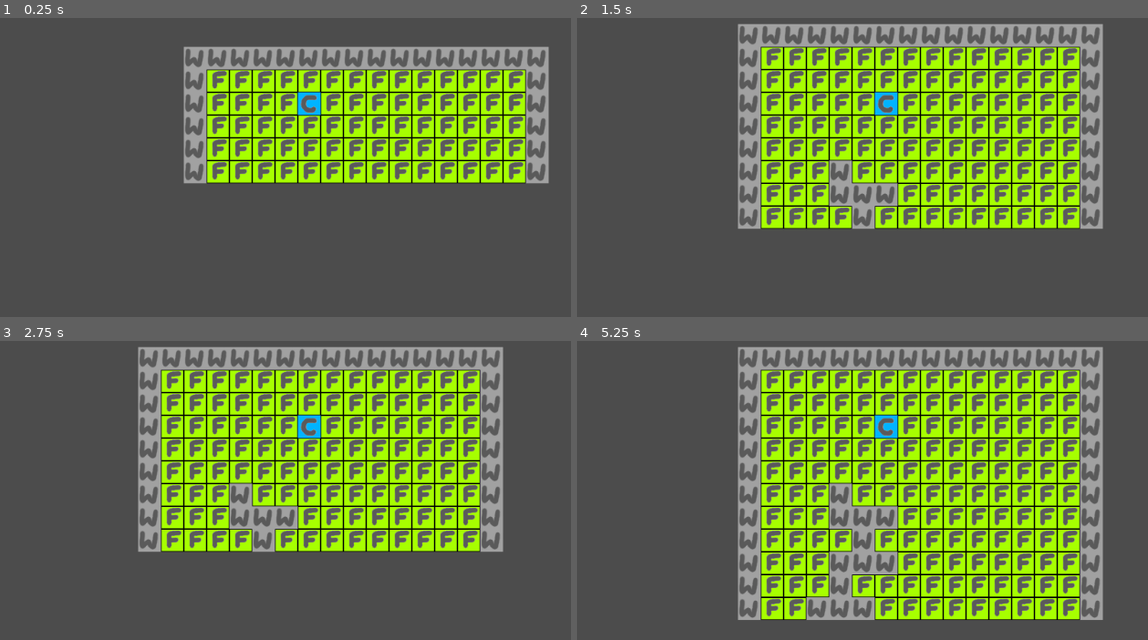
Above: before the commit, frames 1-4 (two rows, left to right).
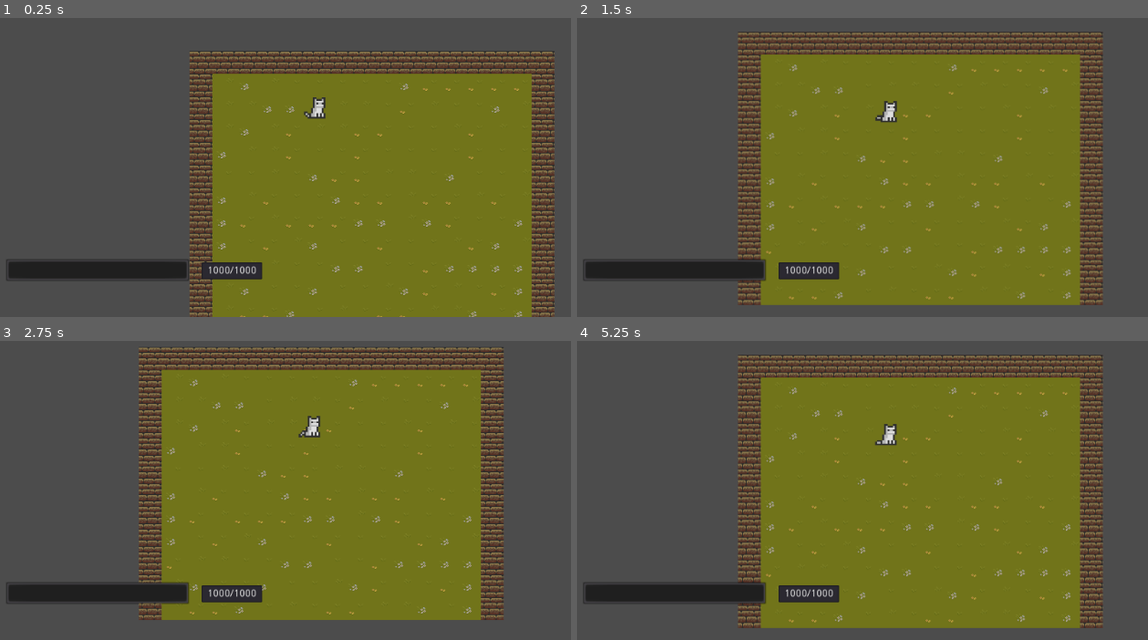
Above: after the commit, the same moments.

Repository: GilbertzRivi/DonDoon
Game: Godot game, scene res://scenes/main.tscn
Same seed, same stepped clock (60 frames per second), same inputs: the game is played once before the commit and once after it.
Inputs (mouse positions are in pixels of both pictures, inside the frame that each line leads up to):
- Up to frame 1 (0.25 s): no input
- Up to frame 2 (1.5 s): move the mouse to (1045, 83) at 0.52 s; press the mouse at (1045, 83) at 0.53 s; hold D (right) 0.53-1.28 s; move the mouse to (742, 125) at 1.27 s; release the mouse at (742, 125) at 1.28 s; hold S (down) from 1.28 s (still down); click (742, 125) at 1.35 s
- Up to frame 3 (2.75 s): move the mouse to (outside the picture) at 2.02 s; release S (down) at 2.03 s; press the mouse at (outside the picture) at 2.03 s; hold D (right) from 2.03 s (still down)
- Up to frame 4 (5.25 s): move the mouse to (851, 511) at 2.77 s; release D (right) at 2.78 s; release the mouse at (851, 511) at 2.78 s; hold W (up) 2.78-3.53 s; click (851, 511) at 2.85 s; move the mouse to (1102, 490) at 3.52 s; press the mouse at (1102, 490) at 3.53 s; hold A (left) 3.53-5.03 s; move the mouse to (668, 361) at 4.27 s; release the mouse at (668, 361) at 4.28 s; click (668, 361) at 4.35 s; tap Enter at 5 s; move the mouse to (925, 427) at 5.02 s; press the mouse at (925, 427) at 5.03 s; hold S (down) from 5.03 s (still down)

The runs differ from the first frame. In frame 1, 59% of the frame differs, in the area x 1-98%, y 9-100%; in frame 2, 61%; in frame 3, 59%; in frame 4, 62%, in the area x 1-93%, y 1-97%.

Commit message:
better enemy movement

Diff:
--- a/project.godot
+++ b/project.godot
@@ -40,6 +40,11 @@
 "events": [ Object(InputEventKey,"resource_local_to_scene":false,"resource_name":"","device":0,"alt":false,"shift":false,"control":false,"meta":false,"command":false,"pressed":false,"scancode":0,"physical_scancode":68,"unicode":0,"echo":false,"script":null)
  ]
 }
+action={
+"deadzone": 0.5,
+"events": [ Object(InputEventMouseButton,"resource_local_to_scene":false,"resource_name":"","device":0,"alt":false,"shift":false,"control":false,"meta":false,"command":false,"button_mask":0,"position":Vector2( 0, 0 ),"global_position":Vector2( 0, 0 ),"factor":1.0,"button_index":1,"pressed":false,"doubleclick":false,"script":null)
+ ]
+}
 
 [physics]
 
--- /dev/null
+++ b/scenes/UI.tscn
@@ -0,0 +1,27 @@
+[gd_scene load_steps=2 format=2]
+
+[ext_resource path="res://scripts/UI.gd" type="Script" id=1]
+
+[node name="Control" type="Control"]
+anchor_right = 1.0
+anchor_bottom = 1.0
+script = ExtResource( 1 )
+
+[node name="CanvasLayer" type="CanvasLayer" parent="."]
+
+[node name="HP_bar" type="ProgressBar" parent="CanvasLayer"]
+margin_left = 86.0
+margin_top = 518.0
+margin_right = 344.0
+margin_bottom = 550.0
+step = 1.0
+value = 35.0
+percent_visible = false
+
+[node name="HP_val" type="LineEdit" parent="CanvasLayer"]
+margin_left = 361.0
+margin_top = 523.0
+margin_right = 446.0
+margin_bottom = 547.0
+text = "100/100"
+align = 1
--- /dev/null
+++ b/scenes/collider.tscn
@@ -0,0 +1,11 @@
+[gd_scene load_steps=2 format=2]
+
+[sub_resource type="RectangleShape2D" id=1]
+extents = Vector2( 13, 13 )
+
+[node name="collider" type="StaticBody2D"]
+collision_layer = 2
+
+[node name="CollisionShape2D" type="CollisionShape2D" parent="."]
+position = Vector2( 0, -1 )
+shape = SubResource( 1 )
--- /dev/null
+++ b/scenes/enemy.tscn
@@ -0,0 +1,57 @@
+[gd_scene load_steps=9 format=2]
+
+[ext_resource path="res://assets/cat_enemy.png" type="Texture" id=1]
+[ext_resource path="res://scripts/enemy.gd" type="Script" id=2]
+
+[sub_resource type="RectangleShape2D" id=1]
+extents = Vector2( 16, 16 )
+
+[sub_resource type="AtlasTexture" id=2]
+flags = 4
+atlas = ExtResource( 1 )
+region = Rect2( 96, 0, 32, 32 )
+
+[sub_resource type="AtlasTexture" id=3]
+flags = 4
+atlas = ExtResource( 1 )
+region = Rect2( 64, 0, 32, 32 )
+
+[sub_resource type="AtlasTexture" id=4]
+flags = 4
+atlas = ExtResource( 1 )
+region = Rect2( 32, 0, 32, 32 )
+
+[sub_resource type="AtlasTexture" id=5]
+flags = 4
+atlas = ExtResource( 1 )
+region = Rect2( 0, 0, 32, 32 )
+
+[sub_resource type="SpriteFrames" id=6]
+animations = [ {
+"frames": [ SubResource( 2 ), SubResource( 3 ), SubResource( 4 ), SubResource( 5 ), SubResource( 2 ), SubResource( 2 ), SubResource( 2 ), SubResource( 2 ) ],
+"loop": true,
+"name": "default",
+"speed": 5.0
+} ]
+
+[node name="Enemy" type="KinematicBody2D" groups=["enemies"]]
+collision_layer = 3
+collision_mask = 3
+script = ExtResource( 2 )
+
+[node name="CollisionShape2D" type="CollisionShape2D" parent="."]
+shape = SubResource( 1 )
+
+[node name="HP_bar" type="ProgressBar" parent="."]
+margin_left = -13.0
+margin_top = -32.0
+margin_right = 13.0
+margin_bottom = -18.0
+step = 1.0
+
+[node name="AnimatedSprite" type="AnimatedSprite" parent="."]
+position = Vector2( -2.5, -7.7486e-07 )
+scale = Vector2( 1.21875, 1.25 )
+frames = SubResource( 6 )
+frame = 2
+playing = true
--- /dev/null
+++ b/scenes/game_over.tscn
@@ -0,0 +1,10 @@
+[gd_scene format=2]
+
+[node name="Node2D" type="Node2D"]
+
+[node name="TextEdit" type="TextEdit" parent="."]
+margin_left = 65.0
+margin_top = 49.0
+margin_right = 151.0
+margin_bottom = 75.0
+text = "Game Over"
--- /dev/null
+++ b/scenes/inventory.tscn
@@ -0,0 +1,14 @@
+[gd_scene load_steps=2 format=2]
+
+[sub_resource type="StreamTexture" id=1]
+flags = 4
+load_path = "res://.import/UI.png-9e43d7b92c809add6776b69d03ed993f.stex"
+
+[node name="Inventory" type="Node2D"]
+
+[node name="Sprite" type="Sprite" parent="."]
+
+[node name="Ui" type="Sprite" parent="Sprite"]
+position = Vector2( 511.5, 299.75 )
+scale = Vector2( 0.532813, 0.549537 )
+texture = SubResource( 1 )
--- a/scenes/main.tscn
+++ b/scenes/main.tscn
@@ -1,12 +1,18 @@
-[gd_scene load_steps=8 format=2]
+[gd_scene load_steps=12 format=2]
 
 [ext_resource path="res://assets/wall.png" type="Texture" id=1]
 [ext_resource path="res://assets/floor.png" type="Texture" id=2]
 [ext_resource path="res://scenes/player.tscn" type="PackedScene" id=3]
 [ext_resource path="res://scripts/Player.gd" type="Script" id=4]
 [ext_resource path="res://scripts/Map.gd" type="Script" id=5]
+[ext_resource path="res://scenes/UI.tscn" type="PackedScene" id=6]
+[ext_resource path="res://assets/TX Tileset Grass.png" type="Texture" id=7]
+[ext_resource path="res://assets/[32x32] Dungeon Bricks Plain.png" type="Texture" id=8]
 
 [sub_resource type="ConvexPolygonShape2D" id=1]
+points = PoolVector2Array( 0, 0, 32, 0, 32, 32, 0, 32 )
+
+[sub_resource type="ConvexPolygonShape2D" id=3]
 points = PoolVector2Array( 0, 0, 32, 0, 32, 32, 0, 32 )
 
 [sub_resource type="TileSet" id=2]
@@ -45,6 +51,83 @@
 1/shape_one_way_margin = 0.0
 1/shapes = [  ]
 1/z_index = 0
+2/name = "TX Tileset Grass.png 2"
+2/texture = ExtResource( 7 )
+2/tex_offset = Vector2( 0, 0 )
+2/modulate = Color( 1, 1, 1, 1 )
+2/region = Rect2( 64, 32, 32, 32 )
+2/tile_mode = 0
+2/occluder_offset = Vector2( 0, 0 )
+2/navigation_offset = Vector2( 0, 0 )
+2/shape_offset = Vector2( 0, 0 )
+2/shape_transform = Transform2D( 1, 0, 0, 1, 0, 0 )
+2/shape_one_way = false
+2/shape_one_way_margin = 0.0
+2/shapes = [  ]
+2/z_index = 0
+3/name = "TX Tileset Grass.png 3"
+3/texture = ExtResource( 7 )
+3/tex_offset = Vector2( 0, 0 )
+3/modulate = Color( 1, 1, 1, 1 )
+3/region = Rect2( 128, 32, 32, 32 )
+3/tile_mode = 0
+3/occluder_offset = Vector2( 0, 0 )
+3/navigation_offset = Vector2( 0, 0 )
+3/shape_offset = Vector2( 0, 0 )
+3/shape_transform = Transform2D( 1, 0, 0, 1, 0, 0 )
+3/shape_one_way = false
+3/shape_one_way_margin = 0.0
+3/shapes = [  ]
+3/z_index = 0
+4/name = "TX Tileset Grass.png 4"
+4/texture = ExtResource( 7 )
+4/tex_offset = Vector2( 0, 0 )
+4/modulate = Color( 1, 1, 1, 1 )
+4/region = Rect2( 128, 64, 32, 32 )
+4/tile_mode = 0
+4/occluder_offset = Vector2( 0, 0 )
+4/navigation_offset = Vector2( 0, 0 )
+4/shape_offset = Vector2( 0, 0 )
+4/shape_transform = Transform2D( 1, 0, 0, 1, 0, 0 )
+4/shape_one_way = false
+4/shape_one_way_margin = 0.0
+4/shapes = [  ]
+4/z_index = 0
+5/name = "TX Tileset Grass.png 5"
+5/texture = ExtResource( 7 )
+5/tex_offset = Vector2( 0, 0 )
+5/modulate = Color( 1, 1, 1, 1 )
+5/region = Rect2( 0, 64, 32, 32 )
+5/tile_mode = 0
+5/occluder_offset = Vector2( 0, 0 )
+5/navigation_offset = Vector2( 0, 0 )
+5/shape_offset = Vector2( 0, 0 )
+5/shape_transform = Transform2D( 1, 0, 0, 1, 0, 0 )
+5/shape_one_way = false
+5/shape_one_way_margin = 0.0
+5/shapes = [  ]
+5/z_index = 0
+7/name = "[32x32] Dungeon Bricks Plain.png 7"
+7/texture = ExtResource( 8 )
+7/tex_offset = Vector2( 0, 0 )
+7/modulate = Color( 1, 1, 1, 1 )
+7/region = Rect2( 32, 32, 32, 32 )
+7/tile_mode = 0
+7/occluder_offset = Vector2( 0, 0 )
+7/navigation_offset = Vector2( 0, 0 )
+7/shape_offset = Vector2( 0, 0 )
+7/shape_transform = Transform2D( 1, 0, 0, 1, 0, 0 )
+7/shape = SubResource( 3 )
+7/shape_one_way = false
+7/shape_one_way_margin = 1.0
+7/shapes = [ {
+"autotile_coord": Vector2( 0, 0 ),
+"one_way": false,
+"one_way_margin": 1.0,
+"shape": SubResource( 3 ),
+"shape_transform": Transform2D( 1, 0, 0, 1, 0, 0 )
+} ]
+7/z_index = 0
 
 [node name="Node2D" type="Node2D"]
 
@@ -52,9 +135,13 @@
 tile_set = SubResource( 2 )
 cell_size = Vector2( 32, 32 )
 cell_quadrant_size = 32
+cell_tile_origin = 2
+bake_navigation = true
 format = 1
 script = ExtResource( 5 )
 
 [node name="Player" parent="." instance=ExtResource( 3 )]
 position = Vector2( 146, 58 )
 script = ExtResource( 4 )
+
+[node name="UI" parent="." instance=ExtResource( 6 )]
--- a/scenes/player.tscn
+++ b/scenes/player.tscn
@@ -1,22 +1,53 @@
-[gd_scene load_steps=3 format=2]
+[gd_scene load_steps=8 format=2]
 
-[ext_resource path="res://assets/player.png" type="Texture" id=1]
+[ext_resource path="res://assets/cat.png" type="Texture" id=1]
 
 [sub_resource type="RectangleShape2D" id=1]
 extents = Vector2( 16, 16 )
 
+[sub_resource type="AtlasTexture" id=2]
+flags = 4
+atlas = ExtResource( 1 )
+region = Rect2( 0, 0, 64, 64 )
+
+[sub_resource type="AtlasTexture" id=3]
+flags = 4
+atlas = ExtResource( 1 )
+region = Rect2( 64, 0, 64, 64 )
+
+[sub_resource type="AtlasTexture" id=4]
+flags = 4
+atlas = ExtResource( 1 )
+region = Rect2( 128, 0, 64, 64 )
+
+[sub_resource type="AtlasTexture" id=5]
+flags = 4
+atlas = ExtResource( 1 )
+region = Rect2( 192, 0, 64, 64 )
+
+[sub_resource type="SpriteFrames" id=6]
+animations = [ {
+"frames": [ SubResource( 2 ), SubResource( 3 ), SubResource( 4 ), SubResource( 5 ), SubResource( 2 ), SubResource( 2 ), SubResource( 2 ) ],
+"loop": true,
+"name": "default",
+"speed": 5.0
+} ]
+
 [node name="Player" type="KinematicBody2D"]
-
-[node name="Sprite" type="Sprite" parent="."]
-
-[node name="Player" type="Sprite" parent="Sprite"]
-texture = ExtResource( 1 )
 
 [node name="Camera2D" type="Camera2D" parent="."]
 current = true
+smoothing_enabled = true
 
 [node name="RayCast2D" type="RayCast2D" parent="."]
 enabled = true
 
 [node name="CollisionShape2D" type="CollisionShape2D" parent="."]
 shape = SubResource( 1 )
+
+[node name="AnimatedSprite" type="AnimatedSprite" parent="."]
+position = Vector2( 2, 7.15256e-07 )
+scale = Vector2( 0.625, 0.625 )
+frames = SubResource( 6 )
+frame = 2
+playing = true
--- /dev/null
+++ b/scenes/structures/str1.tscn
@@ -0,0 +1,37 @@
+[gd_scene load_steps=4 format=2]
+
+[ext_resource path="res://assets/[32x32] Dungeon Bricks Plain.png" type="Texture" id=1]
+
+[sub_resource type="ConvexPolygonShape2D" id=1]
+points = PoolVector2Array( 0, 0, 32, 0, 32, 32, 0, 32 )
+
+[sub_resource type="TileSet" id=2]
+0/name = "[32x32] Dungeon Bricks Plain.png 0"
+0/texture = ExtResource( 1 )
+0/tex_offset = Vector2( 0, 0 )
+0/modulate = Color( 1, 1, 1, 1 )
+0/region = Rect2( 32, 32, 32, 32 )
+0/tile_mode = 0
+0/occluder_offset = Vector2( 0, 0 )
+0/navigation_offset = Vector2( 0, 0 )
+0/shape_offset = Vector2( 0, 0 )
+0/shape_transform = Transform2D( 1, 0, 0, 1, 0, 0 )
+0/shape = SubResource( 1 )
+0/shape_one_way = false
+0/shape_one_way_margin = 1.0
+0/shapes = [ {
+"autotile_coord": Vector2( 0, 0 ),
+"one_way": false,
+"one_way_margin": 1.0,
+"shape": SubResource( 1 ),
+"shape_transform": Transform2D( 1, 0, 0, 1, 0, 0 )
+} ]
+0/z_index = 0
+
+[node name="TileMap" type="TileMap"]
+tile_set = SubResource( 2 )
+cell_size = Vector2( 32, 32 )
+cell_quadrant_size = 32
+collision_layer = 3
+format = 1
+tile_data = PoolIntArray( 0, 0, 0, 4, 0, 0, 65536, 0, 0, 65540, 0, 0, 131072, 0, 0, 131073, 0, 0, 131074, 0, 0, 131075, 0, 0, 131076, 0, 0 )
--- /dev/null
+++ b/scenes/structures/str2.tscn
@@ -0,0 +1,37 @@
+[gd_scene load_steps=4 format=2]
+
+[ext_resource path="res://assets/[32x32] Dungeon Bricks Plain.png" type="Texture" id=1]
+
+[sub_resource type="ConvexPolygonShape2D" id=1]
+points = PoolVector2Array( 0, 0, 32, 0, 32, 32, 0, 32 )
+
+[sub_resource type="TileSet" id=2]
+0/name = "[32x32] Dungeon Bricks Plain.png 0"
+0/texture = ExtResource( 1 )
+0/tex_offset = Vector2( 0, 0 )
+0/modulate = Color( 1, 1, 1, 1 )
+0/region = Rect2( 32, 32, 32, 32 )
+0/tile_mode = 0
+0/occluder_offset = Vector2( 0, 0 )
+0/navigation_offset = Vector2( 0, 0 )
+0/shape_offset = Vector2( 0, 0 )
+0/shape_transform = Transform2D( 1, 0, 0, 1, 0, 0 )
+0/shape = SubResource( 1 )
+0/shape_one_way = false
+0/shape_one_way_margin = 1.0
+0/shapes = [ {
+"autotile_coord": Vector2( 0, 0 ),
+"one_way": false,
+"one_way_margin": 1.0,
+"shape": SubResource( 1 ),
+"shape_transform": Transform2D( 1, 0, 0, 1, 0, 0 )
+} ]
+0/z_index = 0
+
+[node name="TileMap" type="TileMap"]
+tile_set = SubResource( 2 )
+cell_size = Vector2( 32, 32 )
+cell_quadrant_size = 32
+collision_layer = 3
+format = 1
+tile_data = PoolIntArray( 1, 0, 0, 4, 0, 0, 65536, 0, 0, 65537, 0, 0, 65538, 0, 0, 65539, 0, 0, 65540, 0, 0, 65541, 0, 0, 131073, 0, 0, 131076, 0, 0 )
--- /dev/null
+++ b/scenes/structures/str3.tscn
@@ -0,0 +1,37 @@
+[gd_scene load_steps=4 format=2]
+
+[ext_resource path="res://assets/[32x32] Dungeon Bricks Plain.png" type="Texture" id=1]
+
+[sub_resource type="ConvexPolygonShape2D" id=1]
+points = PoolVector2Array( 0, 0, 32, 0, 32, 32, 0, 32 )
+
+[sub_resource type="TileSet" id=2]
+0/name = "[32x32] Dungeon Bricks Plain.png 0"
+0/texture = ExtResource( 1 )
+0/tex_offset = Vector2( 0, 0 )
+0/modulate = Color( 1, 1, 1, 1 )
+0/region = Rect2( 32, 32, 32, 32 )
+0/tile_mode = 0
+0/occluder_offset = Vector2( 0, 0 )
+0/navigation_offset = Vector2( 0, 0 )
+0/shape_offset = Vector2( 0, 0 )
+0/shape_transform = Transform2D( 1, 0, 0, 1, 0, 0 )
+0/shape = SubResource( 1 )
+0/shape_one_way = false
+0/shape_one_way_margin = 1.0
+0/shapes = [ {
+"autotile_coord": Vector2( 0, 0 ),
+"one_way": false,
+"one_way_margin": 1.0,
+"shape": SubResource( 1 ),
+"shape_transform": Transform2D( 1, 0, 0, 1, 0, 0 )
+} ]
+0/z_index = 0
+
+[node name="TileMap" type="TileMap"]
+tile_set = SubResource( 2 )
+cell_size = Vector2( 32, 32 )
+cell_quadrant_size = 32
+collision_layer = 3
+format = 1
+tile_data = PoolIntArray( 0, 0, 0, 1, 0, 0, 3, 0, 0, 4, 0, 0, 65537, 0, 0, 65539, 0, 0, 131072, 0, 0, 131073, 0, 0, 131075, 0, 0, 131076, 0, 0 )
--- /dev/null
+++ b/scenes/structures/str4.tscn
@@ -0,0 +1,37 @@
+[gd_scene load_steps=4 format=2]
+
+[ext_resource path="res://assets/[32x32] Dungeon Bricks Plain.png" type="Texture" id=1]
+
+[sub_resource type="ConvexPolygonShape2D" id=1]
+points = PoolVector2Array( 0, 0, 32, 0, 32, 32, 0, 32 )
+
+[sub_resource type="TileSet" id=2]
+0/name = "[32x32] Dungeon Bricks Plain.png 0"
+0/texture = ExtResource( 1 )
+0/tex_offset = Vector2( 0, 0 )
+0/modulate = Color( 1, 1, 1, 1 )
+0/region = Rect2( 32, 32, 32, 32 )
+0/tile_mode = 0
+0/occluder_offset = Vector2( 0, 0 )
+0/navigation_offset = Vector2( 0, 0 )
+0/shape_offset = Vector2( 0, 0 )
+0/shape_transform = Transform2D( 1, 0, 0, 1, 0, 0 )
+0/shape = SubResource( 1 )
+0/shape_one_way = false
+0/shape_one_way_margin = 1.0
+0/shapes = [ {
+"autotile_coord": Vector2( 0, 0 ),
+"one_way": false,
+"one_way_margin": 1.0,
+"shape": SubResource( 1 ),
+"shape_transform": Transform2D( 1, 0, 0, 1, 0, 0 )
+} ]
+0/z_index = 0
+
+[node name="TileMap" type="TileMap"]
+tile_set = SubResource( 2 )
+cell_size = Vector2( 32, 32 )
+cell_quadrant_size = 32
+collision_layer = 3
+format = 1
+tile_data = PoolIntArray( 2, 0, 0, 65536, 0, 0, 65537, 0, 0, 65539, 0, 0, 131074, 0, 0 )
--- a/scripts/Map.gd
+++ b/scripts/Map.gd
@@ -1,50 +1,107 @@
 extends TileMap
 
 var width: int = 16
-var start_height: int = 6
-var wall_cell = 0
-var floor_cell = 1
+var start_height: int = 12
+var wall_cells = [7]
+var floor_cells = [2, 3, 4, 5]
 var last_gen_y = 0
 var offset = 0
-
+var tile_size = 32
+var enemies = []
+var directions = {"right": Vector2.RIGHT,
+			"left": Vector2.LEFT,
+			"up": Vector2.UP,
+			"down": Vector2.DOWN}
 var structures = [
-	[[1, 0, 0, 0],
-	 [1, 0, 1, 1],
-	 [0, 0, 0, 1]],
-	[[1, 0, 1, 1, 1],
-	 [1, 0, 0, 0, 1],
-	 [1, 1, 0, 1, 1]]
+	"res://scenes/structures/str1.tscn",
+	"res://scenes/structures/str2.tscn",
+	"res://scenes/structures/str3.tscn",
+	"res://scenes/structures/str4.tscn",
 ]
 
 func _ready():
 	generate_start()
+	randomize()
 
 func generate_start():
 	for y in range(start_height):
 		last_gen_y = y
 		for x in range(width):
 			if y == 0:
-				set_cell(x, y, wall_cell)
+				set_block(Vector2(x, y), wall_cells, true)
 			elif x == 0 or x == width-1:
-				set_cell(x, y, wall_cell)
+				set_block(Vector2(x, y), wall_cells, true)
 			else:
-				set_cell(x, y, floor_cell)
+				set_block(Vector2(x, y), floor_cells, false)
 
 func generate_new_row():
 	last_gen_y += 1
-	for y in range(3):
+	for y in range(4):
 		for x in range(width):
 			if x == 0 or x == width-1:
-				set_cell(x, last_gen_y+y, wall_cell)
+				set_block(Vector2(x, last_gen_y+y), wall_cells, true)
 			else:
-				set_cell(x, last_gen_y+y, floor_cell)
-	if randi()%2:
-		var choice = structures[randi() % structures.size()]
-		for y in range(3):
-			while offset == 0:
-				offset = int(rand_range(0, width-len(choice[0])))
-			print(offset)
-			for x in len(choice[y]):
-				set_cell(offset+x, last_gen_y+y, choice[y][x])
+				set_block(Vector2(x, last_gen_y+y), floor_cells, false)
+	#if randi()%2:
+	if true:
+		var structure = random_choice(structures)
+		structure = load(structure).instance()
+		while offset == 0:
+			offset = int(rand_range(0, width-structure.get_used_rect().end.x))
+		structure.position = Vector2(offset*tile_size, last_gen_y*tile_size)
+		add_child(structure)
+		structure.add_to_group("currently_generated_structures")
+
+
+	if randi()%5:
+		var enemy = preload("res://scenes/enemy.tscn").instance()
+		var position
+		var enemy_pos
+		var intersecting = true
+		while intersecting:
+			position = mtw_cords(Vector2(randi()%(width-2)+1, last_gen_y))
+			intersecting = false
+			for structure in get_tree().get_nodes_in_group("currently_generated_structures"):
+				for cell in structure.get_used_cells():
+					var block_pos = structure.map_to_world(cell) + structure.position + Vector2(tile_size/2, tile_size/2)
+					if block_pos == position:
+						intersecting = true
+		for structure in get_tree().get_nodes_in_group("currently_generated_structures"):
+			structure.remove_from_group("currently_generated_structures")
+		$"..".add_child(enemy)
+		enemy.position = position
+		enemy.set_hp(15)
+		enemy.set_range(1.5)
+		enemy.set_damage(5)
+		enemy.add_to_group("enemies")
+
 	offset = 0
-	last_gen_y += 2
+	last_gen_y += 3
+
+func update_enemies():
+	var player = $"../Player"
+	for enemy in get_tree().get_nodes_in_group("enemies"):
+		if distance(enemy.position, player.position)/32 <= 20:
+			var attacked = enemy.attack(player)
+			var moved = false
+			if not attacked:
+				moved = enemy.move_to_player(player)
+			if moved or attacked:
+				yield(get_tree().create_timer(1/60), "timeout")
+	player.can_move()
+
+func set_block(pos: Vector2, type: Array, collision: bool) -> void:
+	set_cell(pos.x, pos.y, random_choice(type))
+	if collision:
+		var collider = preload("res://scenes/collider.tscn").instance()
+		collider.position = mtw_cords(pos)
+		add_child(collider)
+
+func mtw_cords(pos: Vector2) -> Vector2:
+	return Vector2(pos.x * tile_size + tile_size/2, pos.y * tile_size + tile_size/2)
+
+func distance(pos1: Vector2, pos2: Vector2) -> float:
+	return sqrt(pow(pos1.x - pos2.x, 2) + pow(pos1.y - pos2.y, 2))
+
+func random_choice(array: Array):
+	return array[randi() % array.size()]
--- a/scripts/Player.gd
+++ b/scripts/Player.gd
@@ -1,27 +1,83 @@
 extends KinematicBody2D
 
 var tile_size = 32
-var direction: Vector2 = Vector2()
 var inputs = {"right": Vector2.RIGHT,
 			"left": Vector2.LEFT,
 			"up": Vector2.UP,
 			"down": Vector2.DOWN}
 
+onready var ray = $RayCast2D
+
+var max_hp: int = 1000
+var hp: int = max_hp
+var can_move: bool = true
+var attack_range: float = 1.5
+var damage: int = 10
+var game_over: bool = false
+var crit_chance: int = 5 # %
+var crit_multiplier: float = 1.5
+var damage_range: int = 15 # +- damage given in %
+
 func _ready():
 	position = position.snapped(Vector2.ONE * tile_size)
 	position += Vector2.ONE * tile_size/2
+	get_tree().current_scene.get_node("UI")
+	$"../UI".set_hp_bar(max_hp, hp)
 
 func _unhandled_input(event):
-	for dir in inputs.keys():
-		if event.is_action_pressed(dir):
-			move(dir)
-
-onready var ray = $RayCast2D
+	if can_move and !game_over:
+		if event.is_action_pressed("action"):
+			attack()
+		for dir in inputs.keys():
+			if event.is_action_pressed(dir):
+				move(dir)
+	else:
+		return
 
 func move(dir):
+	var Map = get_tree().current_scene.get_node("Map")
 	ray.cast_to = inputs[dir] * tile_size
 	ray.force_raycast_update()
 	if !ray.is_colliding():
 		position += inputs[dir] * tile_size
-		if dir == "down" and int(position.y/tile_size) % 3 == 0:
-			get_tree().current_scene.get_node("Map").generate_new_row()
+		can_move = false
+		if dir == "down" and int(position.y/tile_size) % 4 == 0:
+			Map.generate_new_row()
+		Map.update_enemies()
+
+func can_move():
+	can_move = true
+
+func attack():
+	var Map = get_tree().current_scene.get_node("Map")
+	var mouse_pos = get_global_mouse_position()
+	var square = {
+		"x1": global_position.x + (attack_range * tile_size) - 2,
+		"x2": global_position.x - (attack_range * tile_size) + 2,
+		"y1": global_position.y + (attack_range * tile_size) - 2,
+		"y2": global_position.y - (attack_range * tile_size) + 2,
+		}
+	var calculated_damage = calculate_damage(damage)
+	if mouse_pos.x < square.x1 and mouse_pos.x > square.x2 and mouse_pos.y < square.y1 and mouse_pos.y > square.y2:
+		for enemy in get_tree().get_nodes_in_group("enemies"):
+			if abs(enemy.position.x - mouse_pos.x) <= 16 and abs(enemy.position.y - mouse_pos.y) <= 16:
+				enemy.hit(calculated_damage)
+				break
+	can_move = false
+	Map.update_enemies()
+
+func hit(damage):
+	hp -= damage
+	if hp <= 0:
+		game_over = true
+		var game_over = load("res://scenes/game_over.tscn").instance()
+		$"../UI".add_child(game_over)
+	$"../UI".set_hp_bar(max_hp, hp)
+
+func calculate_damage(given_damage) -> int:
+	var calculated_damage = 1
+	var d_range: float = given_damage*damage_range/100
+	calculated_damage = damage + (d_range - (randi()%int(d_range*2)+1))
+	if randi()%100+1 < crit_chance:
+		calculated_damage *= crit_multiplier
+	return calculated_damage
--- /dev/null
+++ b/scripts/UI.gd
@@ -0,0 +1,11 @@
+extends Control
+
+func _ready():
+	pass
+
+func set_hp_bar(max_hp, current_hp):
+	var hp_bar = $CanvasLayer/HP_bar
+	var hp_val = $CanvasLayer/HP_val
+	hp_bar.max_value = max_hp
+	hp_bar.value = current_hp
+	hp_val.text = str(current_hp) + '/' + str(max_hp)
--- /dev/null
+++ b/scripts/enemy.gd
@@ -0,0 +1,89 @@
+extends KinematicBody2D
+
+var tile_size = 32
+var directions = {"right": Vector2.RIGHT,
+			"left": Vector2.LEFT,
+			"up": Vector2.UP,
+			"down": Vector2.DOWN}
+var hp: int = 0
+var damage: int = 0
+var attack_range: float = 0
+var ray_move: RayCast2D
+var last_seen_player: Vector2 = Vector2(0, 0)
+
+func move_to_player(player):
+	var Map = get_tree().current_scene.get_node("Map")
+	var space_state = get_world_2d().direct_space_state
+	var result = space_state.intersect_ray(position, player.position, [self], 2)
+	if !result:
+		last_seen_player = player.position
+	if last_seen_player == Vector2(0,0):
+		return false
+	var enemy_pos = Map.world_to_map(position)
+	var player_pos = Map.world_to_map(last_seen_player)
+	var direction_to_player = Vector2(player_pos.x - enemy_pos.x, player_pos.y - enemy_pos.y)
+	var dir = choose_direction(direction_to_player)
+	result = space_state.intersect_ray(position, position + (directions[dir] * tile_size), [self], 2)
+	if !result:
+		position += directions[dir] * tile_size
+		return true
+	return false
+
+func set_hp(set_hp):
+	hp = set_hp
+	$HP_bar.max_value = hp
+	$HP_bar.value = hp
+
+func set_damage(set_damage):
+	damage = set_damage
+
+func set_range(set_range):
+	attack_range = set_range
+
+func hit(set_damage):
+	hp -= set_damage
+	if hp <= 0:
+		remove_from_group("enemies")
+		queue_free()
+	$HP_bar.value = hp
+
+func attack(player) -> bool:
+	var distance = sqrt(pow(position.x - player.position.x,2) + pow(position.y - player.position.y,2))
+	if distance <= attack_range * tile_size:
+		player.hit(damage)
+		return true
+	else:
+		return false
+
+func choose_direction(direction_to_player: Vector2):
+	var dir = null
+	var result
+	var space_state = get_world_2d().direct_space_state
+	if abs(direction_to_player.x) > abs(direction_to_player.y):
+		if direction_to_player.x > 0:
+			dir = "right"
+			result = space_state.intersect_ray(position, position + (directions[dir] * tile_size), [self], 2)
+			if result:
+				if direction_to_player.y > 0: dir = "down"
+				else: dir = "up"
+		else:
+			dir = "left"
+			result = space_state.intersect_ray(position, position + (directions[dir] * tile_size), [self], 2)
+			if result:
+				if direction_to_player.y > 0: dir = "down"
+				else: dir = "up"
+	else:
+		if direction_to_player.y > 0:
+			dir = "down"
+			result = space_state.intersect_ray(position, position + (directions[dir] * tile_size), [self], 2)
+			if result:
+				if direction_to_player.x > 0: dir = "right"
+				else: dir = "left"
+		else:
+			dir = "up"
+			result = space_state.intersect_ray(position, position + (directions[dir] * tile_size), [self], 2)
+			if result:
+				if direction_to_player.x > 0: dir = "right"
+				else: dir = "left"
+
+	return dir
Binary file added: assets/Cat Sprite Sheet.png
Not shown, added: assets/Cat Sprite Sheet.png.import
Binary file added: assets/TX Plant.png
Not shown, added: assets/TX Plant.png.import
Binary file added: assets/TX Player.png
Not shown, added: assets/TX Player.png.import
Binary file added: assets/TX Props.png
Not shown, added: assets/TX Props.png.import
Binary file added: assets/TX Shadow Plant.png
Not shown, added: assets/TX Shadow Plant.png.import
Binary file added: assets/TX Shadow.png
Not shown, added: assets/TX Shadow.png.import
(and 23 more such lines)
